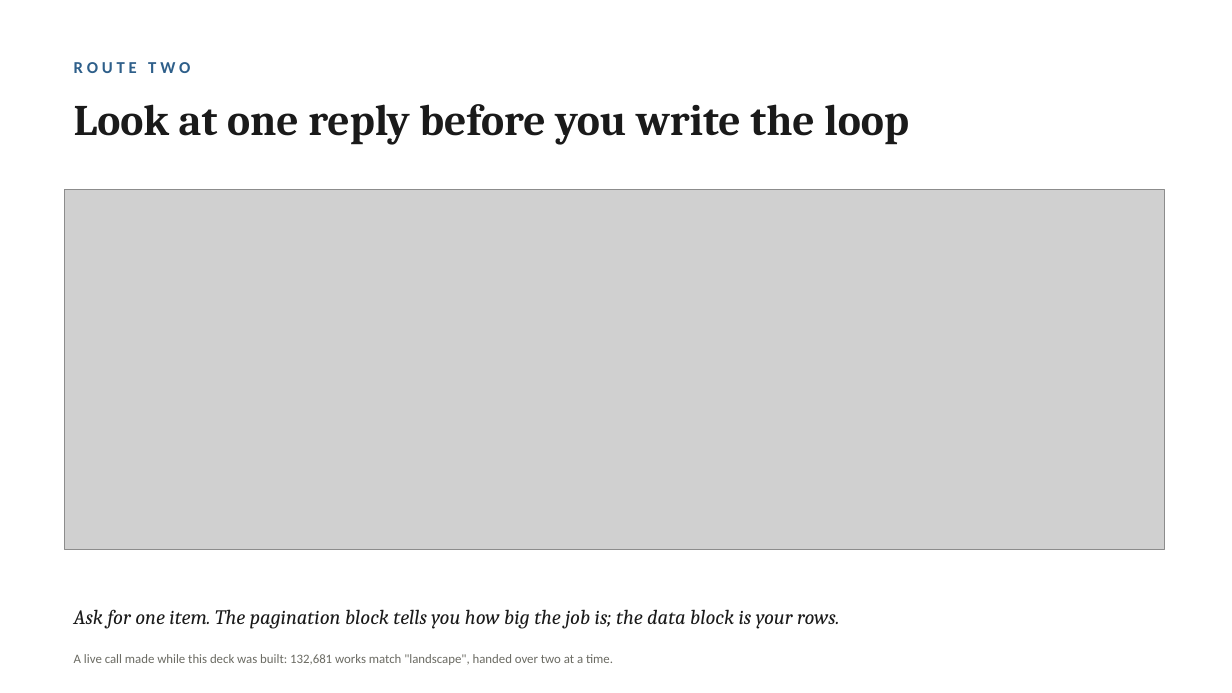
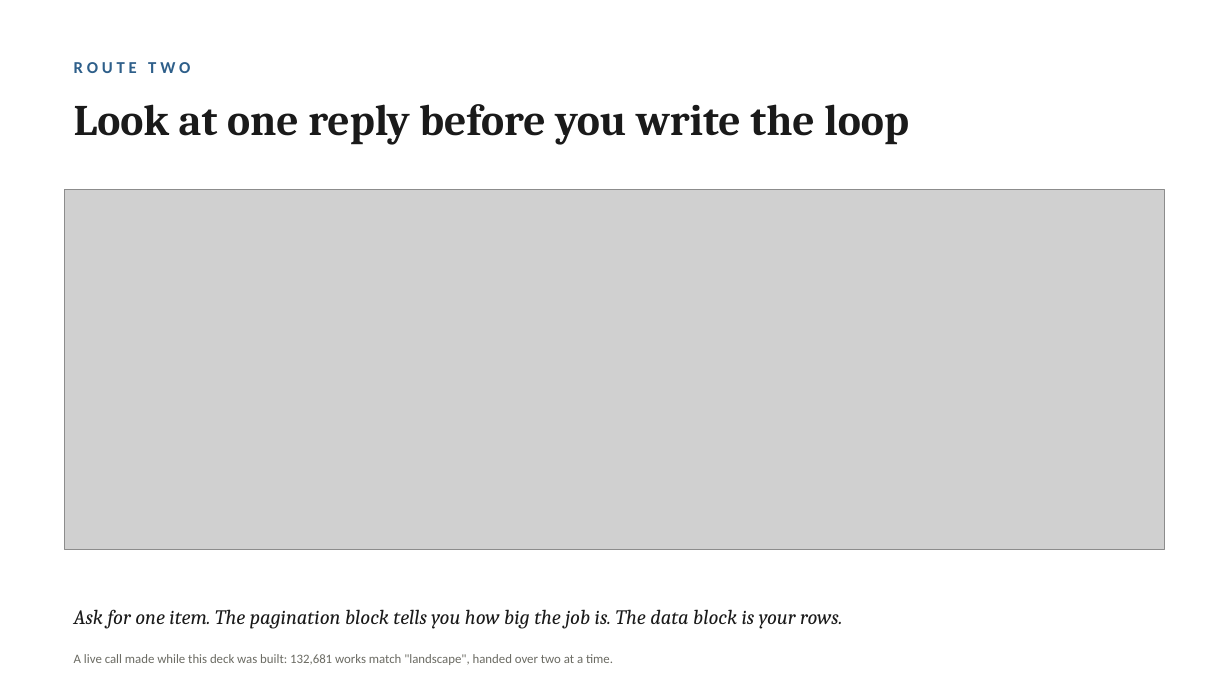
Before and after one commit to lucianli123/culture-as-data-2026, a slide deck: slide 26 of slides/week-04-lecture-draft.pptx. Drawn at 1232x693 pixels with LibreOffice and Linux fonts; fonts in the diff are those of the drawing; grey boxes stand for pictures. Boxes give left, top, right and bottom in pixels: in the first picture for what was removed or moved away, otherwise in the second. Text is boxed around its words. In the diff, an @@ line names an element or a change of style, - is before the commit and + after.

```diff
--- a/slides/week-04-lecture-draft.pptx
+++ b/slides/week-04-lecture-draft.pptx
@@ text at (74, 609, 843, 629): text changed @@
-Ask for one item. The pagination block tells you how big the job is; the data block is your rows.
+Ask for one item. The pagination block tells you how big the job is. The data block is your rows.
```
Also in this commit, not shown: 9 other slides changed, 2 other files.
